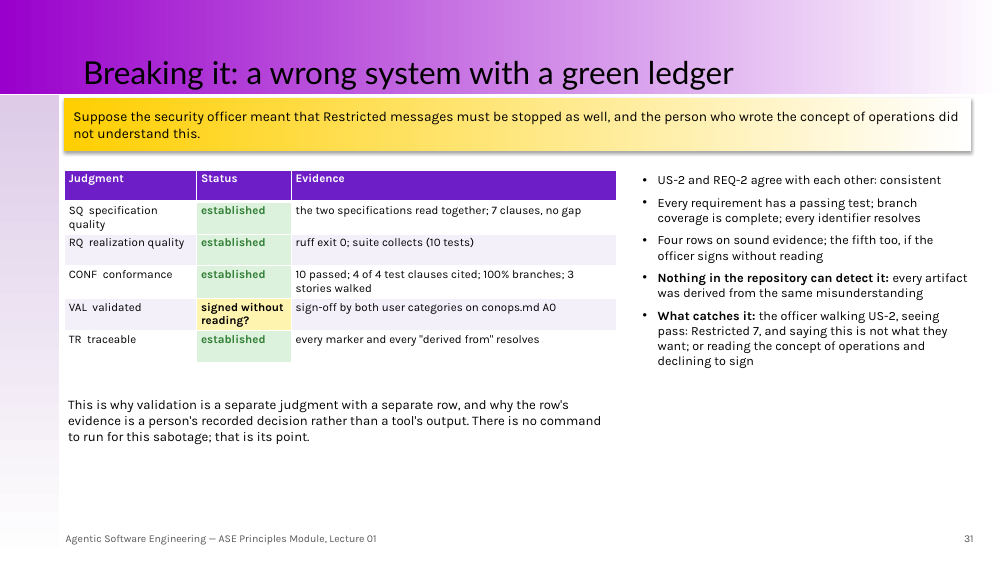
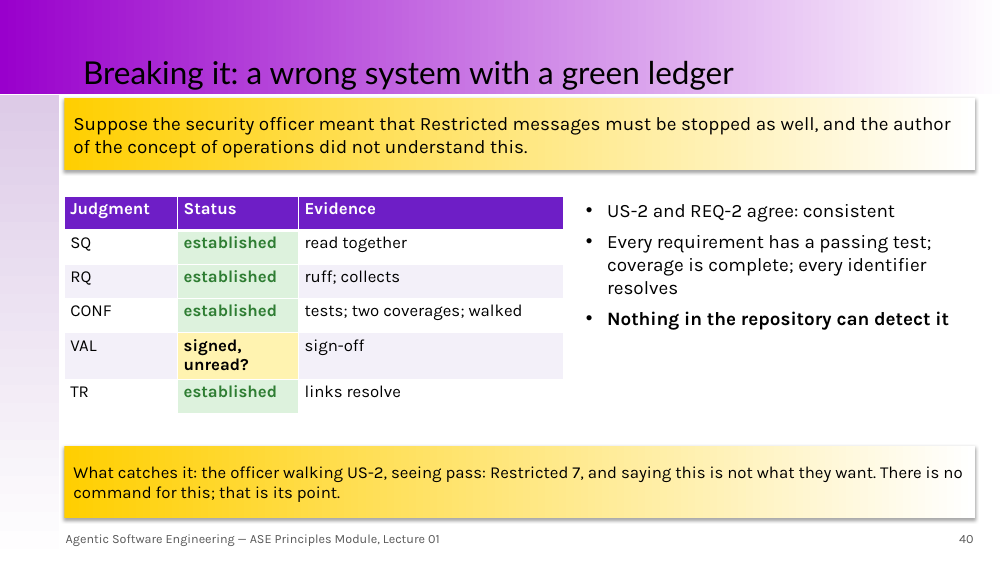
Before and after one commit to santoslab/agentic-software-engineering-public, a slide deck: slide 40 of module-ase-principles/slides/lecture-01-intent-specifications-realizations-and-judgments.pptx (slide 31 before the commit). Drawn at 1008x567 pixels with LibreOffice and Linux fonts; fonts in the diff are those of the drawing. Boxes give left, top, right and bottom in pixels: in the first picture for what was removed or moved away, otherwise in the second. Text is boxed around its words. In the diff, an @@ line names an element or a change of style, - is before the commit and + after.

```diff
--- a/module-ase-principles/slides/lecture-01-intent-specifications-realizations-and-judgments.pptx
+++ b/module-ase-principles/slides/lecture-01-intent-specifications-realizations-and-judgments.pptx
@@ rectangle "Suppose the security officer meant ...": place and size @@
-rectangle "Suppose the security officer meant ..." at (64, 98, 972, 151)
+rectangle "Suppose the security officer meant ..." at (64, 98, 975, 170)
@@ text in rectangle at (73, 117, 950, 158): text changed; size 13 to 18 pt @@
-Suppose the security officer meant that Restricted messages must be stopped as well, and the person who wrote the concept of operations did not understand this.
+Suppose the security officer meant that Restricted messages must be stopped as well, and the author of the concept of operations did not understand this.
@@ table at (64, 197, 563, 402) @@
-row 2, column 1: SQ specification quality
+row 2, column 1: SQ
-row 2, column 3: the two specifications read together; 7 clauses, no gap
+row 2, column 3: read together
-row 3, column 1: RQ realization quality
+row 3, column 1: RQ
-row 3, column 3: ruff exit 0; suite collects (10 tests)
+row 3, column 3: ruff; collects
-row 4, column 1: CONF conformance
+row 4, column 1: CONF
-row 4, column 3: 10 passed; 4 of 4 test clauses cited; 100% branches; 3 stories walked
+row 4, column 3: tests; two coverages; walked
-row 5: VAL validated | signed without reading? | sign-off by both user categories on conops.md A0
+row 5: VAL | signed, unread? | sign-off
-row 6, column 1: TR traceable
+row 6, column 1: TR
@@ row 6, column 3: "every marker and every "derived from" resolves" to "links resolve" @@
@@ size 11 to 16 pt in "Judgment", "Status", "Evidence", "established" and 3 more places @@
@@ table: place and size @@
-table at (64, 170, 616, 361)
+table at (64, 197, 563, 402)
@@ text at (607, 204, 949, 330): text changed; size 12 to 18 pt @@
-• US-2 and REQ-2 agree with each other: consistent
-• Every requirement has a passing test; branch coverage is complete; every identifier resolves
-• Four rows on sound evidence; the fifth too, if the officer signs without reading
-• Nothing in the repository can detect it: every artifact was derived from the same misunderstanding
-• What catches it: the officer walking US-2, seeing pass: Restricted 7, and saying this is not what they want; or reading the concept of operations and declining to sign
+• US-2 and REQ-2 agree: consistent
+• Every requirement has a passing test; coverage is complete; every identifier resolves
+• Nothing in the repository can detect it
@@ rectangle "What catches it: the officer ...": place and size @@
-rectangle "What catches it: the officer ..." at (68, 400, 601, 445)
+rectangle "What catches it: the officer ..." at (64, 446, 975, 518)
@@ rectangle "What catches it: the officer ..." at (64, 446, 975, 518): vertical alignment top to middle; fill none to gradient #FFCF01 to #FFFFFF; shadow on @@
@@ text in rectangle at (73, 466, 962, 502): text changed; size 12.5 to 16 pt @@
-This is why validation is a separate judgment with a separate row, and why the row's evidence is a person's recorded decision rather than a tool's output. There is no command to run for this sabotage; that is its point.
+What catches it: the officer walking US-2, seeing pass: Restricted 7, and saying this is not what they want. There is no command for this; that is its point.
@@ text "Agentic Software Engineering — ASE ..." at (66, 534, 440, 546): size 10 to 12 pt @@
@@ text at (959, 535, 973, 543): text changed; size 10 to 12 pt @@
-31
+40
```
Also in this commit, not shown: 38 other slides changed, 16 slides added, 1 other file.
